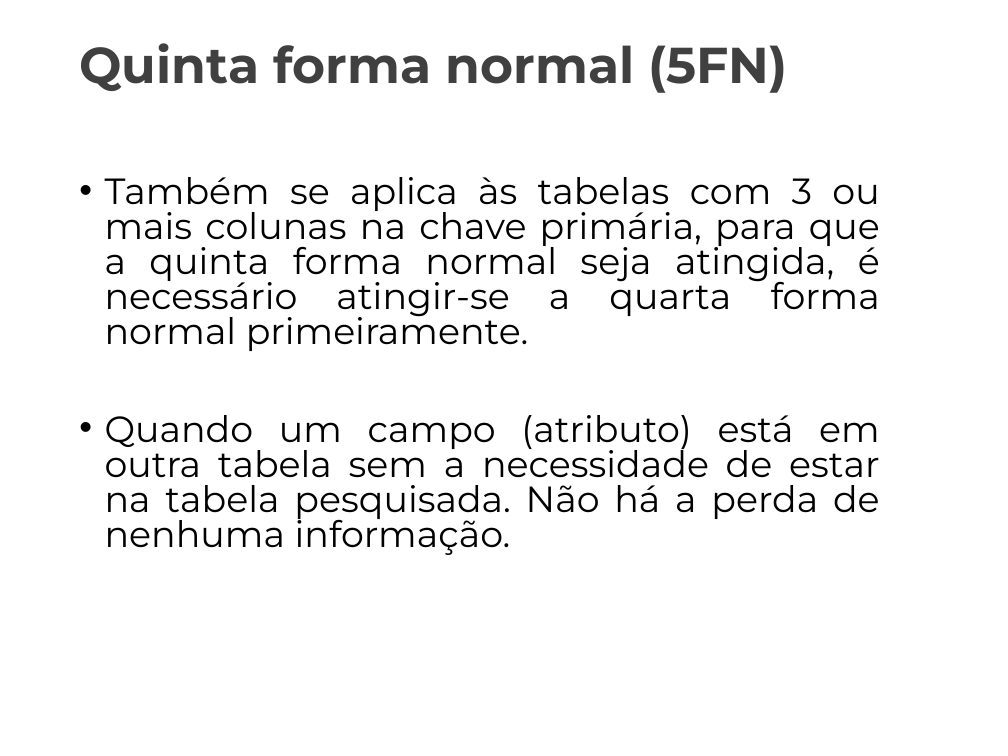
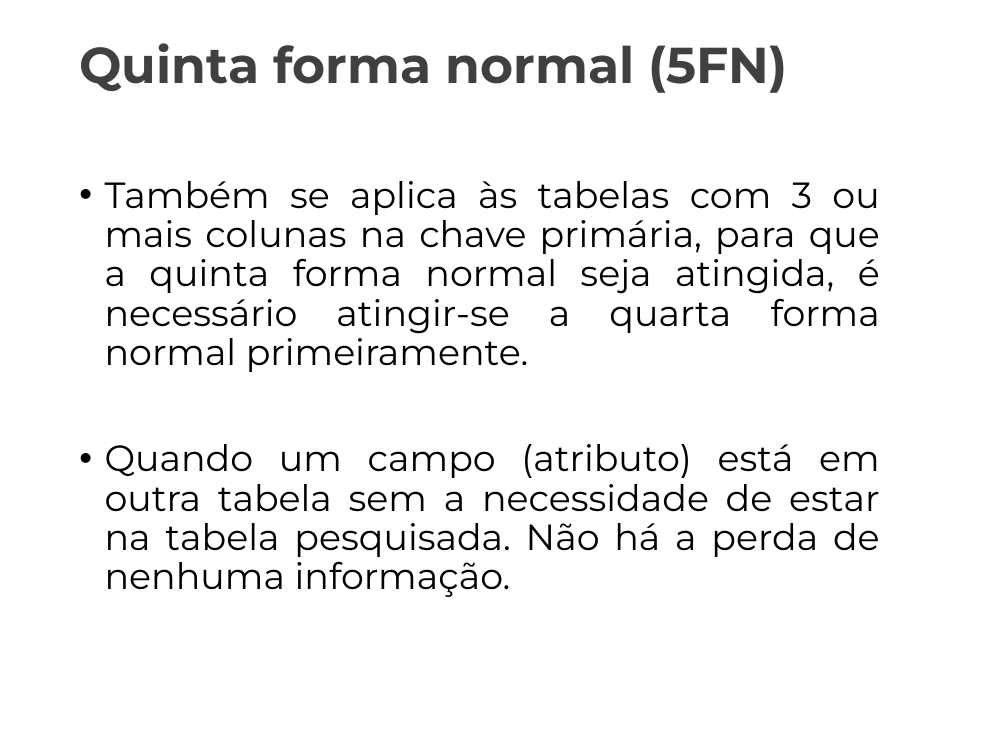
Before and after one commit to Marcaum04/Normalizacao-G2M, a slide deck: slide 21 of Projeto_Normalização/Apresentação_Final/AulaInvertida_Normalizacao.pptx (slide 16 before the commit). Drawn at 1008x756 pixels with LibreOffice and Linux fonts; fonts in the diff are those of the drawing; background and template pictures are left out. Boxes give left, top, right and bottom in pixels: in the first picture for what was removed or moved away, otherwise in the second. Text is boxed around its words. In the diff, an @@ line names an element or a change of style, - is before the commit and + after.

```diff
--- a/Projeto_Normalização/Apresentação_Final/AulaInvertida_Normalizacao.pptx
+++ b/Projeto_Normalização/Apresentação_Final/AulaInvertida_Normalizacao.pptx
@@ text "Também se aplica às tabelas ..." at (105,181,880,597): line spacing 0.8 to 0.9 @@
```
Also in this commit, not shown: 6 other slides changed, 6 slides added, 1 other file.
